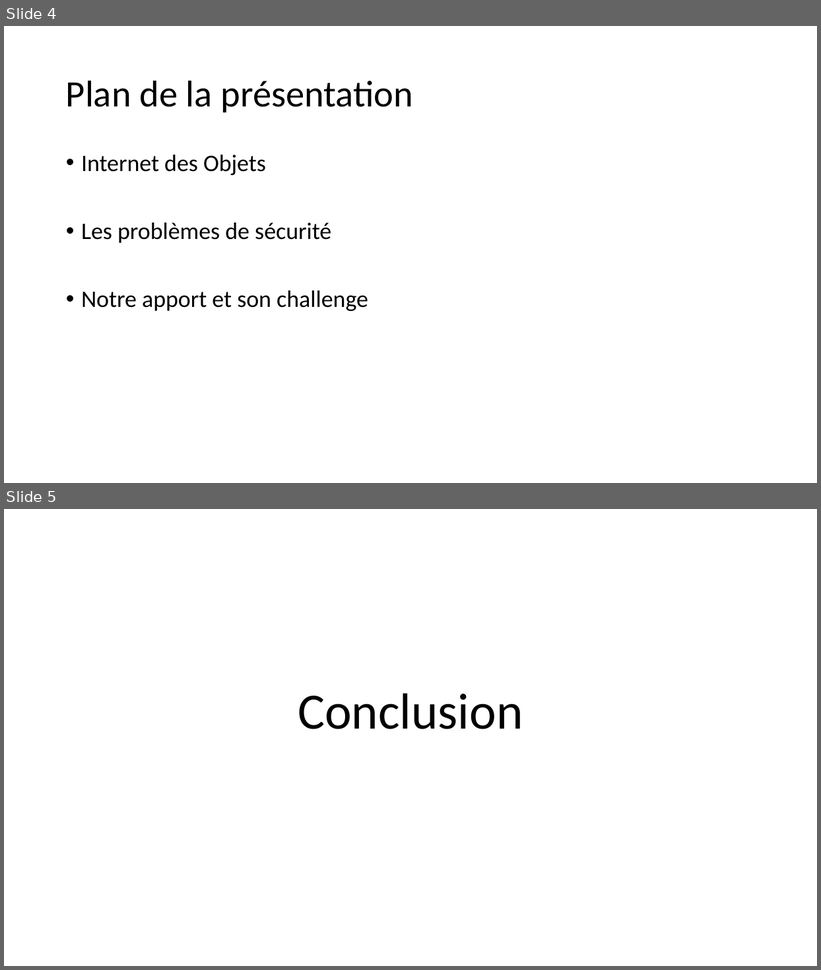
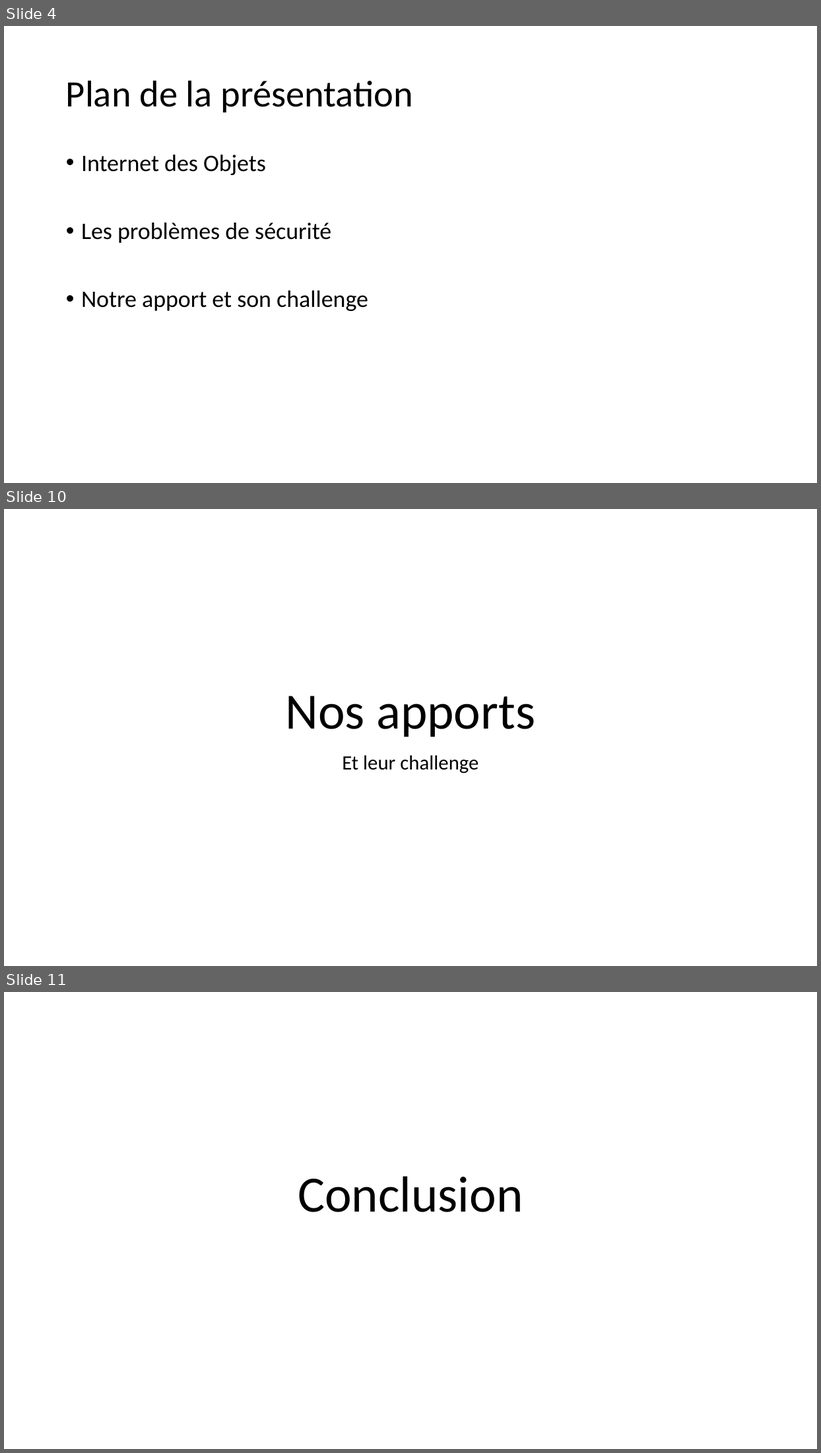
Before and after one commit to SquierDotQn/6lp-sniffer, a slide deck: Présentation1.odp. Shown one above the other, each under a label of ours: slides 4 and 5 before the commit, slides 4, 10 and 11 after it; the slides between them are not shown. The pictures are 821x970 and 821x1453 pixels, drawn with LibreOffice and Linux fonts; fonts in the diff are those of the drawing; background and template pictures are left out. Boxes give left, top, right and bottom in pixels: in the first picture for what was removed or moved away, otherwise in the second. Text is boxed around its words. In the diff, an @@ line names an element or a change of style, - is before the commit and + after.

```diff
--- a/Présentation1.odp
+++ b/Présentation1.odp
@@ slide 10 added at bbox=[4, 509, 817, 966], background #FFFFFF @@
@@ title added at bbox=[285, 696, 535, 737], 60 pt, text #000000 @@
+Nos apports
@@ subtitle added at bbox=[342, 755, 479, 774], 24 pt, text #000000 @@
+Et leur challenge
@@ what was slide 5 is now slide 11 @@
```
Also in this commit, not shown: 5 other slides added.
